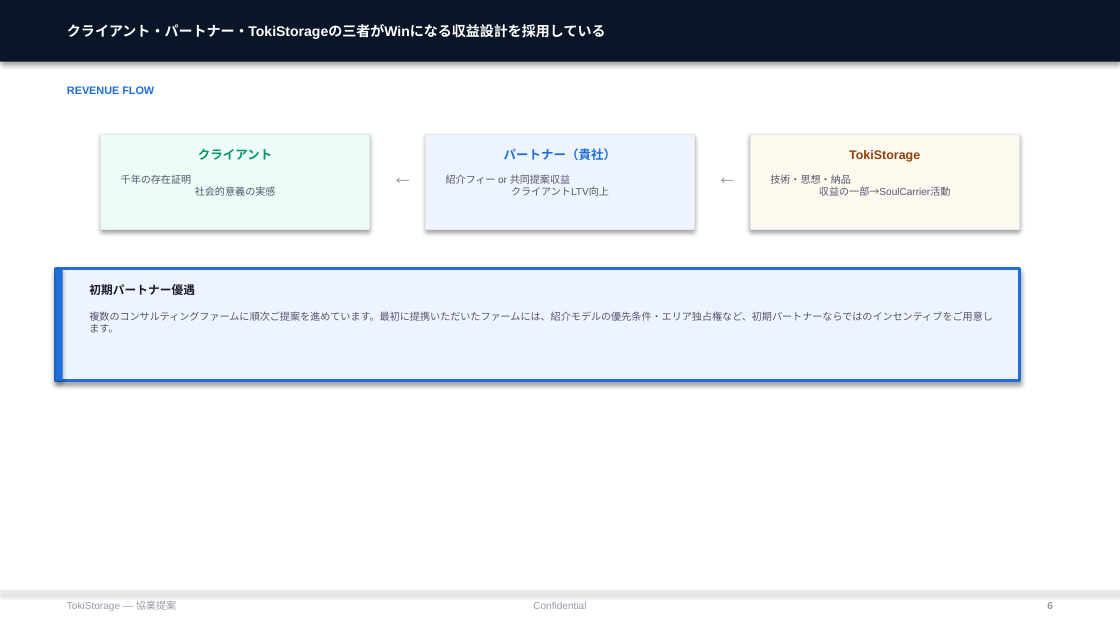
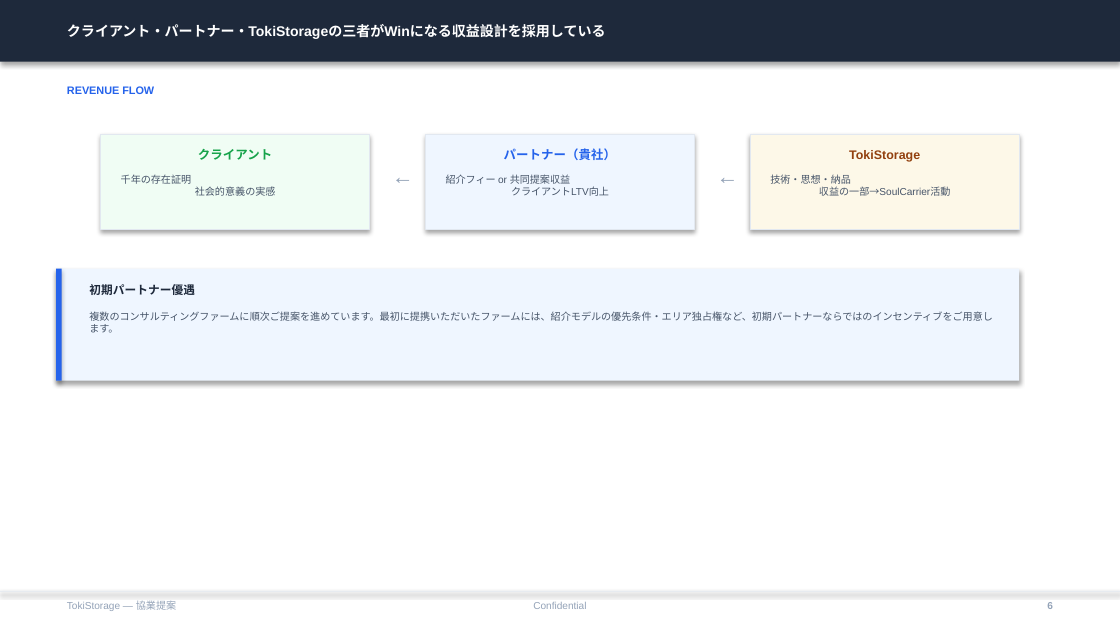
Before and after one commit to timeless-residents/pearlmemorial, a slide deck: slide 6 of toki/tokistorage-partnership-deck.pptx. Drawn at 1120x630 pixels with LibreOffice and Linux fonts; fonts in the diff are those of the drawing. Boxes give left, top, right and bottom in pixels: in the first picture for what was removed or moved away, otherwise in the second. Text is boxed around its words. In the diff, an @@ line names an element or a change of style, - is before the commit and + after.

```diff
--- a/toki/tokistorage-partnership-deck.pptx
+++ b/toki/tokistorage-partnership-deck.pptx
@@ rectangle at [0,0,1120,62]: fill #0A1628 to #1E293B @@
@@ text "REVENUE FLOW" at [67,86,154,94]: text colour #1E6FD9 to #2563EB @@
@@ rectangle at [101,134,370,230]: fill #ECFDF5 to #F0FDF4; outline #E2E5EB 0.75 pt to #E2E8F0 0.75 pt @@
@@ text "クライアント" at [198,149,272,160]: text colour #059669 to #16A34A @@
@@ rectangle at [426,134,694,230]: fill #EEF4FD to #EFF6FF; outline #E2E5EB 0.75 pt to #E2E8F0 0.75 pt @@
@@ text "パートナー（貴社）" at [504,148,616,160]: text colour #1E6FD9 to #2563EB @@
@@ rectangle at [56,269,1019,381]: fill #EEF4FD to #EFF6FF; outline #1E6FD9 2 pt to none @@
@@ rectangle at [56,269,62,381]: fill #1E6FD9 to #2563EB @@
@@ text "初期パートナー優遇" at [89,284,195,295]: text colour #1A1A2E to #1E293B @@
```
Also in this commit, not shown: 8 other slides changed, 4 other files.
